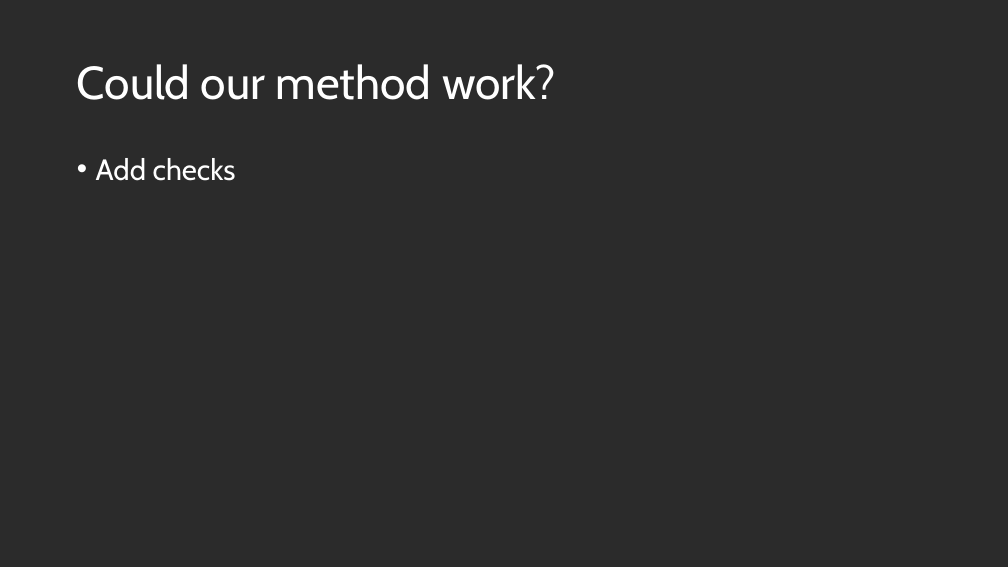
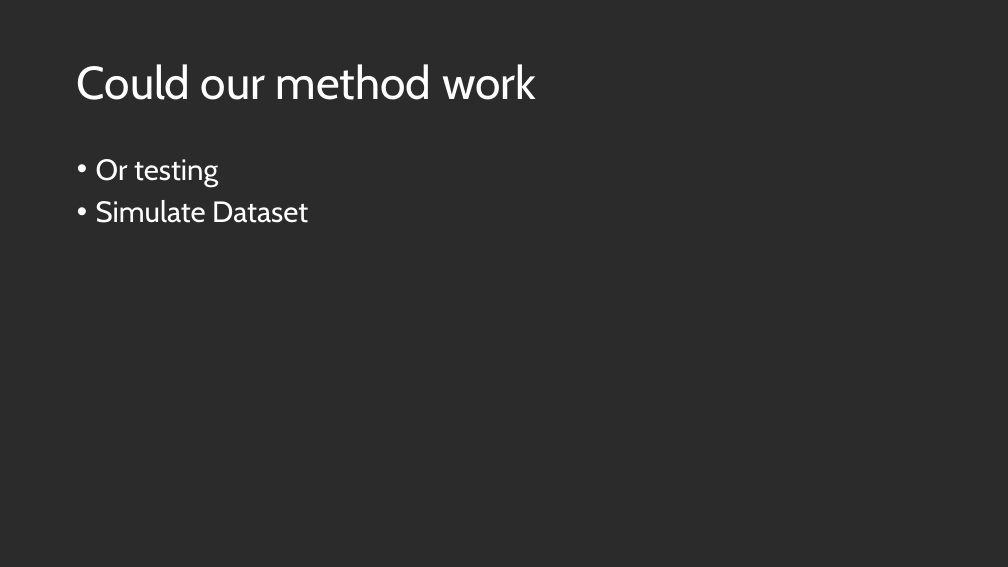
Before and after one commit to us-ja/GWAS_Internship_2025, a slide deck: slide 16 of Presentation/End_of_internship.pptx (slide 13 before the commit). Drawn at 1008x567 pixels with LibreOffice and Linux fonts; fonts in the diff are those of the drawing; background and template pictures are left out; a plain dark background stands for a picture behind light text. Boxes give left, top, right and bottom in pixels: in the first picture for what was removed or moved away, otherwise in the second. Text is boxed around its words. In the diff, an @@ line names an element or a change of style, - is before the commit and + after.

```diff
--- a/Presentation/End_of_internship.pptx
+++ b/Presentation/End_of_internship.pptx
@@ title at box(77, 64, 536, 100): text changed @@
-Could our method work?
+Could our method work
@@ text at box(96, 159, 308, 223): text changed @@
-• Add checks
+• Or testing
+• Simulate Dataset
```
Also in this commit, not shown: 4 other slides changed, 6 slides added, 2 slides removed.
